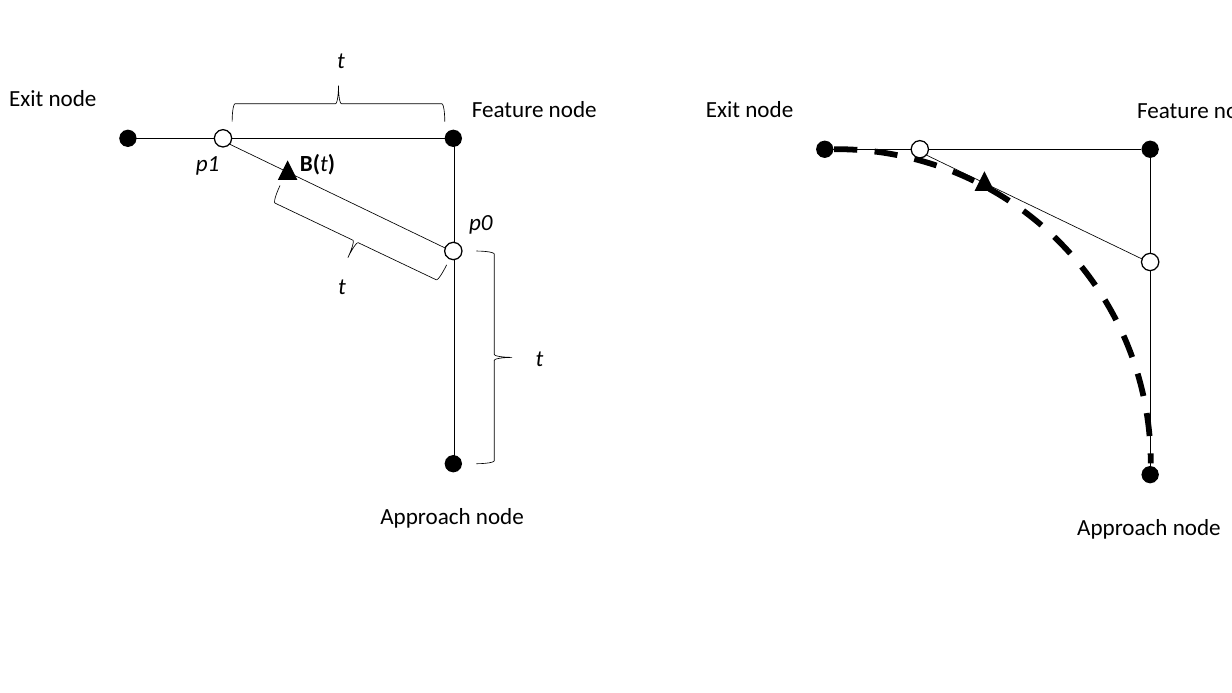
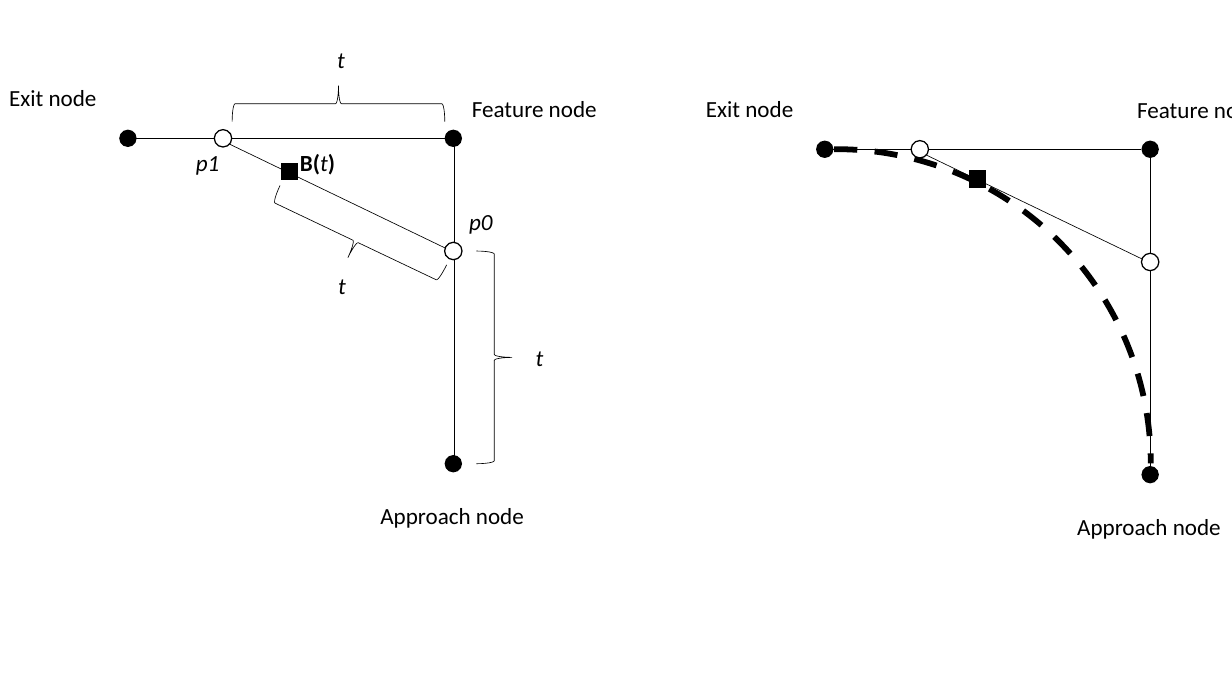
Before and after one commit to MickWPM/Thesis, a slide deck: slide 2 of Docs/Final/systemOverview.pptx. Drawn at 1232x693 pixels with LibreOffice and Linux fonts; fonts in the diff are those of the drawing. Boxes give left, top, right and bottom in pixels: in the first picture for what was removed or moved away, otherwise in the second. Text is boxed around its words. In the diff, an @@ line names an element or a change of style, - is before the commit and + after.

```diff
--- a/Docs/Final/systemOverview.pptx
+++ b/Docs/Final/systemOverview.pptx
@@ rectangle at (282, 164, 298, 179): triangle to rectangle @@
@@ rectangle at (970, 171, 985, 187): triangle to rectangle @@
@@ rectangle: place and size @@
-rectangle at (976, 173, 994, 190)
+rectangle at (970, 171, 985, 187)
```
Also in this commit, not shown: 2 other files.
